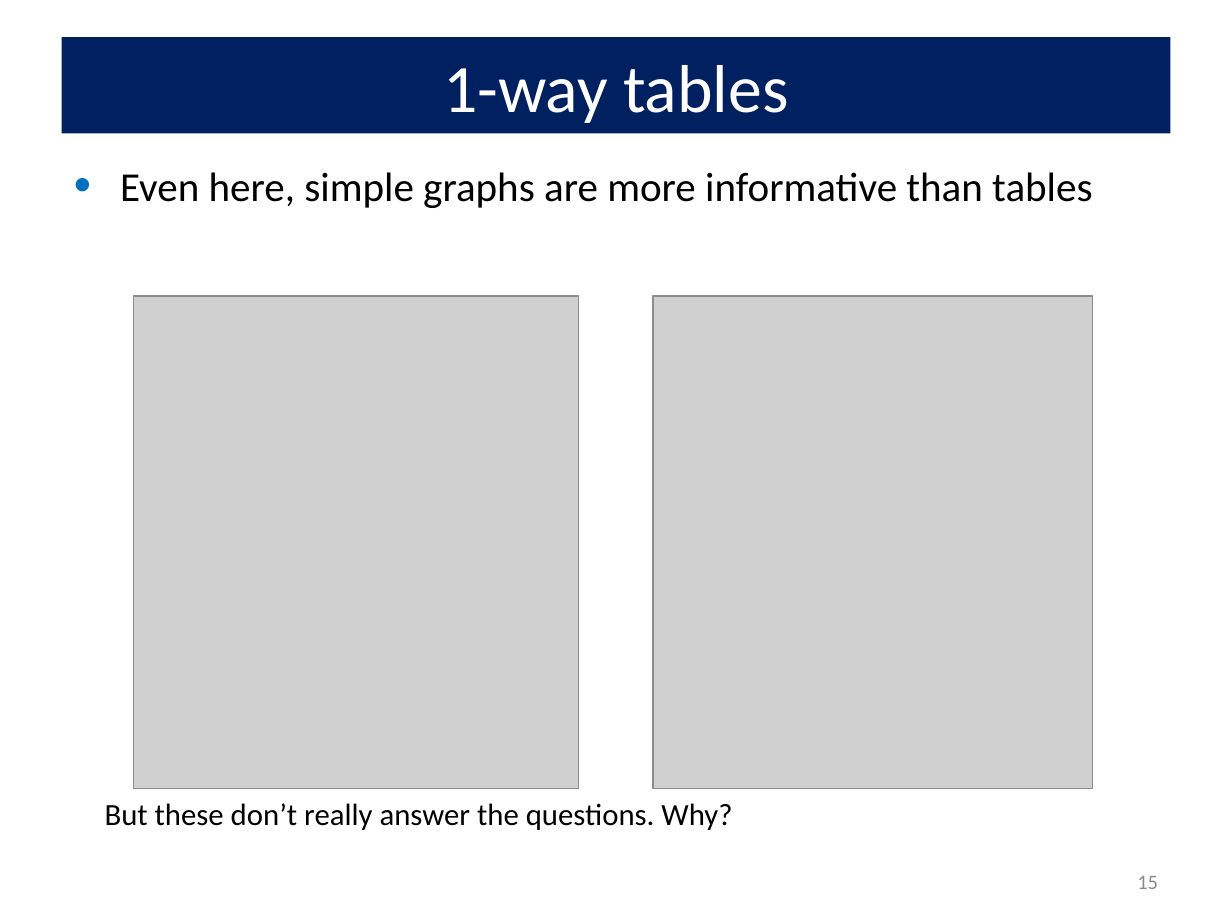
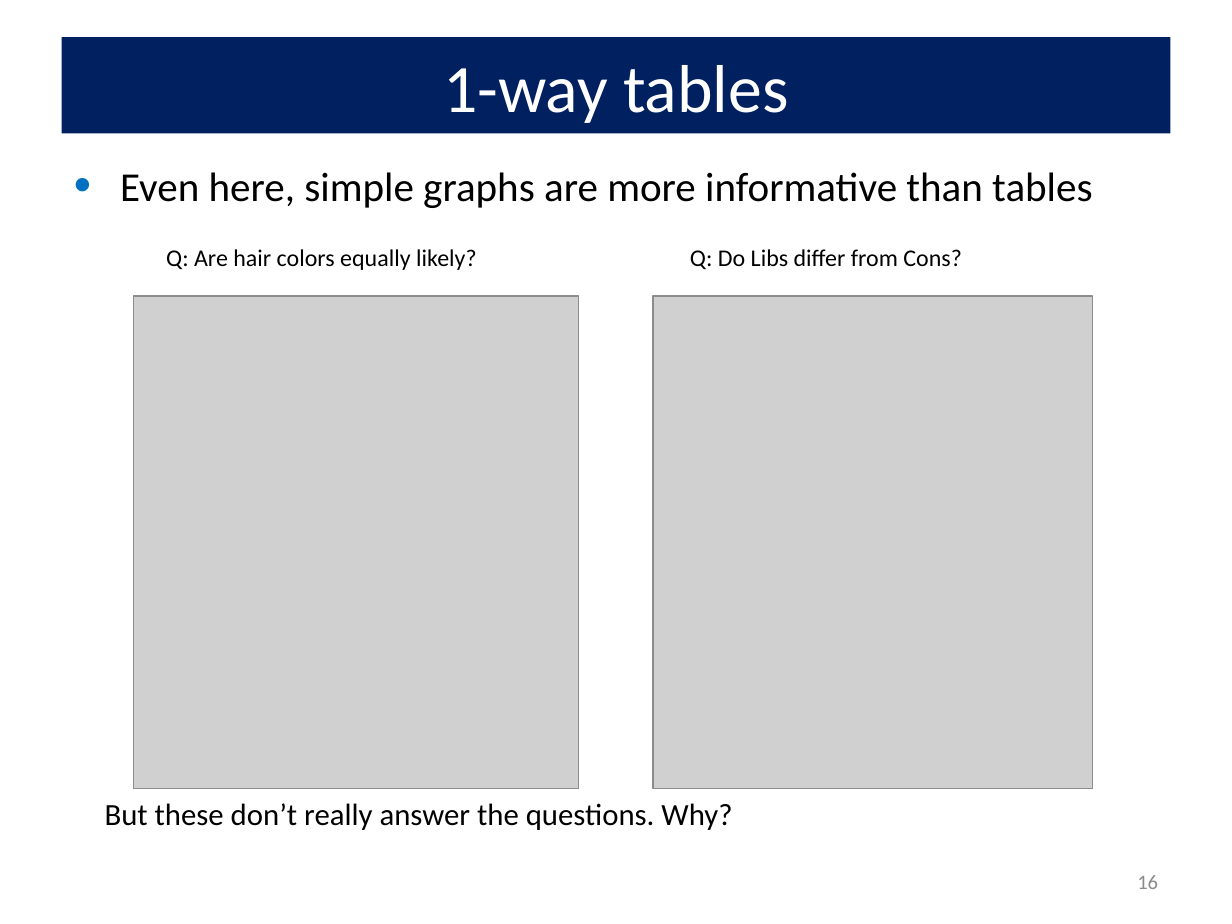
Before and after one commit to friendly/psy6136, a slide deck: slide 16 of lectures/01-Overview.pptx (slide 15 before the commit). Drawn at 1232x924 pixels with LibreOffice and Linux fonts; fonts in the diff are those of the drawing; grey boxes stand for pictures. Boxes give left, top, right and bottom in pixels: in the first picture for what was removed or moved away, otherwise in the second. Text is boxed around its words. In the diff, an @@ line names an element or a change of style, - is before the commit and + after.

```diff
--- a/lectures/01-Overview.pptx
+++ b/lectures/01-Overview.pptx
@@ text added at (x1=166, y1=249, x2=477, y2=270), 14 pt, text #000000 @@
+Q: Are hair colors equally likely?
@@ text added at (x1=690, y1=249, x2=961, y2=270), 14 pt, text #000000 @@
+Q: Do Libs differ from Cons?
@@ page number at (x1=1137, y1=875, x2=1158, y2=889): text changed @@
-15
+16
```
Also in this commit, not shown: 9 other slides changed, 1 slide added.
